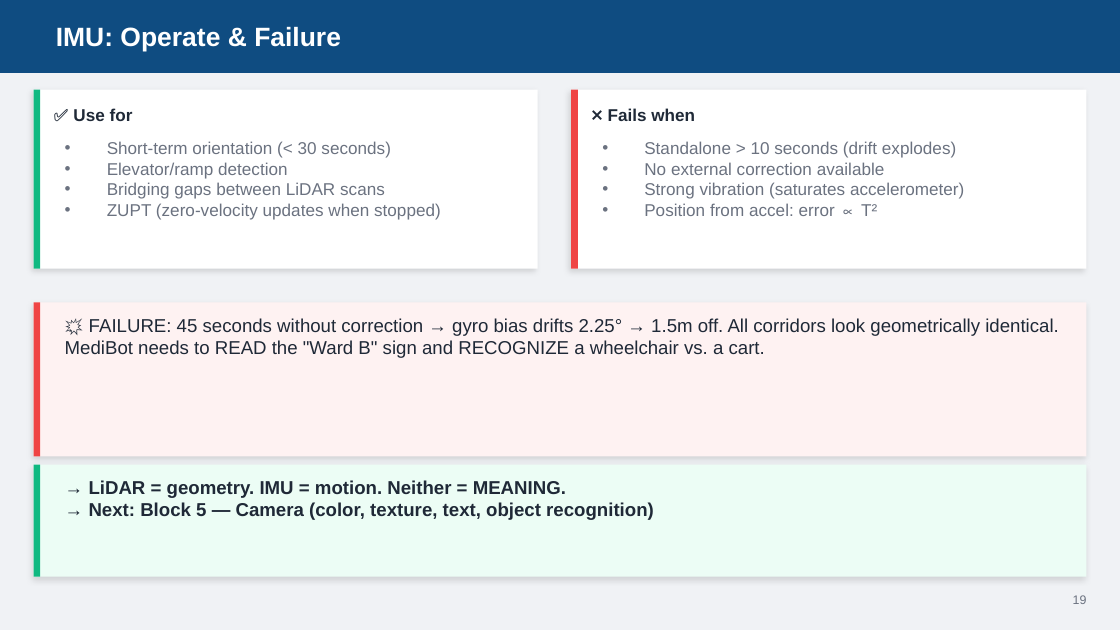
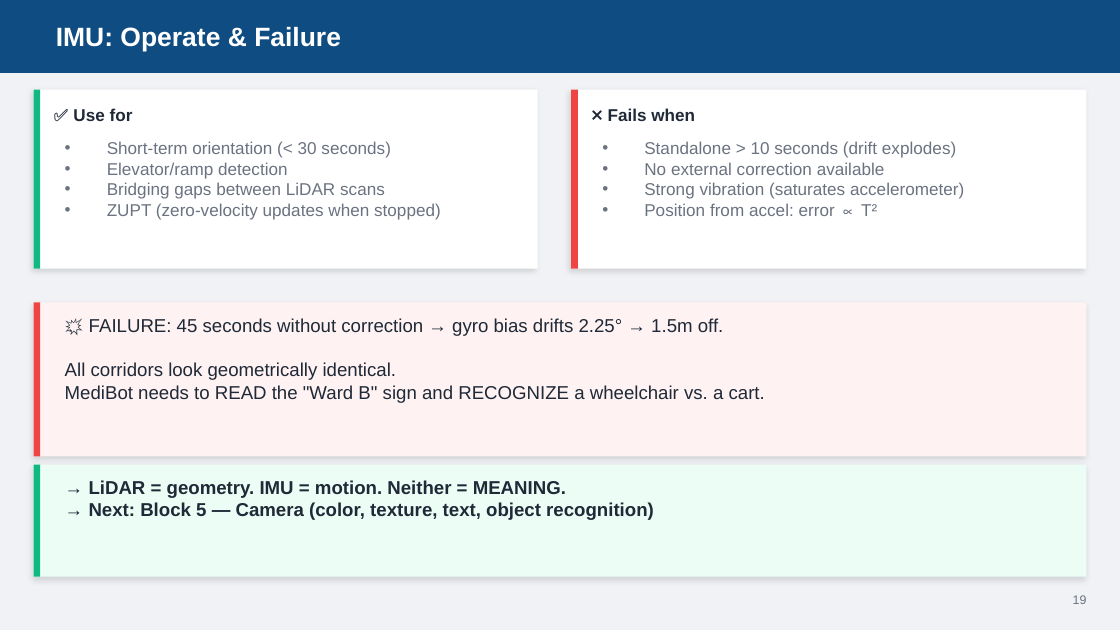
Before and after one commit to AbbadiAhmad/mobile_robots_course, a slide deck: slide 21 of Slides/Mod04/Mod04_Sensors.pptx (slide 19 before the commit). Drawn at 1120x630 pixels with LibreOffice and Linux fonts; fonts in the diff are those of the drawing. Boxes give left, top, right and bottom in pixels: in the first picture for what was removed or moved away, otherwise in the second. Text is boxed around its words. In the diff, an @@ line names an element or a change of style, - is before the commit and + after.

```diff
--- a/Slides/Mod04/Mod04_Sensors.pptx
+++ b/Slides/Mod04/Mod04_Sensors.pptx
@@ text at bbox=[65, 318, 765, 403]: text changed @@
-💥 FAILURE: 45 seconds without correction → gyro bias drifts 2.25° → 1.5m off. All corridors look geometrically identical. MediBot needs to READ the "Ward B" sign and RECOGNIZE a wheelchair vs. a cart.
+💥 FAILURE: 45 seconds without correction → gyro bias drifts 2.25° → 1.5m off.
+All corridors look geometrically identical.
+MediBot needs to READ the "Ward B" sign and RECOGNIZE a wheelchair vs. a cart.
```
Also in this commit, not shown: 10 other slides changed, 4 slides added, 1 other file.
